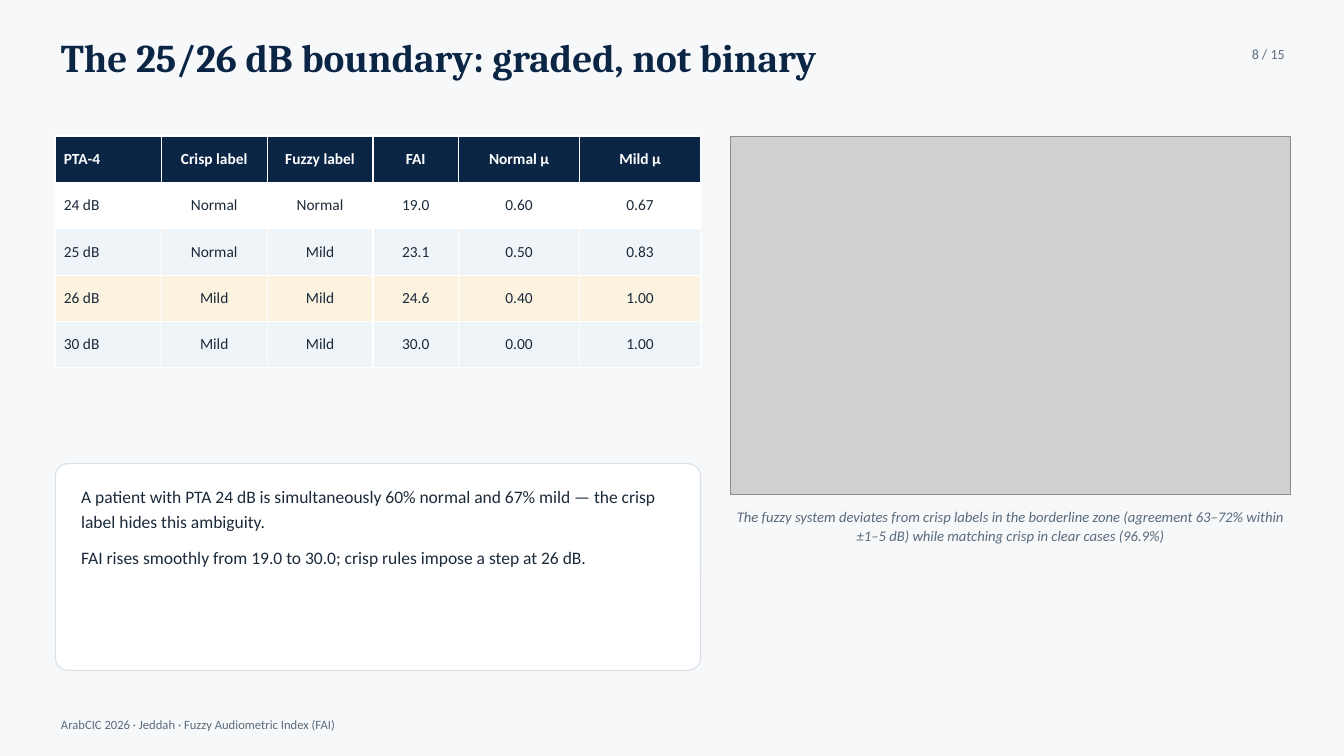
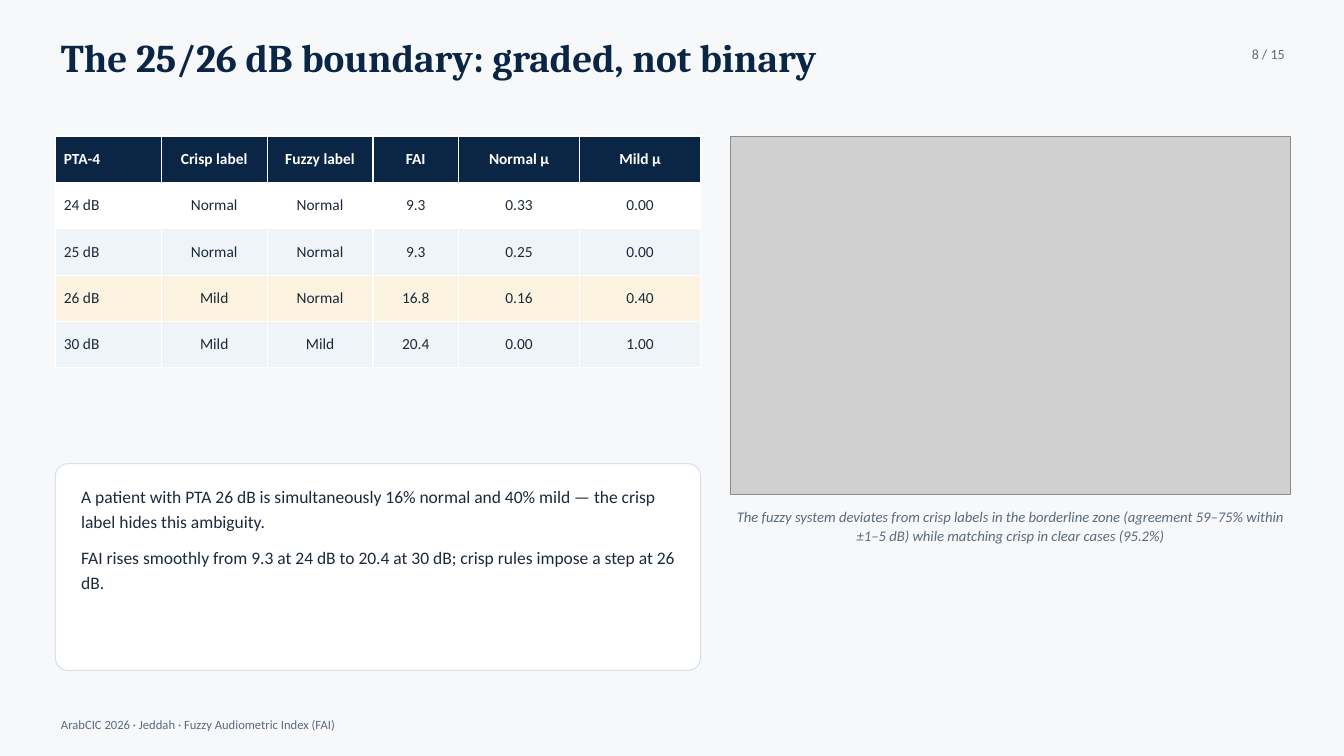
Before and after one commit to ameye/fuzzy-audiogram, a slide deck: slide 8 of arabcic2026/arabcic2026_fuzzy_audiogram.pptx. Drawn at 1344x756 pixels with LibreOffice and Linux fonts; fonts in the diff are those of the drawing; grey boxes stand for pictures. Boxes give left, top, right and bottom in pixels: in the first picture for what was removed or moved away, otherwise in the second. Text is boxed around its words. In the diff, an @@ line names an element or a change of style, - is before the commit and + after.

Commit message:
Fold re-optimised-MF pipeline results into the submission package
Primary metrics now the optimised-MF run on the combined 20-69y cohort:
kappa 0.76, overall 91.4%, clear 95.2%, borderline 74.9%, MAE 6.0 dB,
rho 0.61, Bland-Altman bias -0.9 (LoA -16.1..+14.3, n=3,914).

- MFs re-optimised on combined training set (params_combined.json); docs
  disclose deployed webapp still ships the 2017-2020 fit
- Boundary table, case studies A-D, and all figures regenerated with new MFs
- Removed stale Discussion claim 'fuzzy outperformed XGBoost 91% vs 79%'
- Deck: fixed stale ML rows (0.85/79.1%), heuristic boundary table, and
  '5,147 participants' chips -> 10,889 / 3 cycles
- Report Data Source + MF optimisation sections rewritten for combined cohort
- All PDFs text-verified clean

```diff
--- a/arabcic2026/arabcic2026_fuzzy_audiogram.pptx
+++ b/arabcic2026/arabcic2026_fuzzy_audiogram.pptx
@@ table at [55,136,701,368] @@
-row 2: 24 dB | Normal | Normal | 19.0 | 0.60 | 0.67
+row 2: 24 dB | Normal | Normal | 9.3 | 0.33 | 0.00
-row 3: 25 dB | Normal | Mild | 23.1 | 0.50 | 0.83
+row 3: 25 dB | Normal | Normal | 9.3 | 0.25 | 0.00
-row 4: 26 dB | Mild | Mild | 24.6 | 0.40 | 1.00
+row 4: 26 dB | Mild | Normal | 16.8 | 0.16 | 0.40
-row 5, column 4: 30.0
+row 5, column 4: 20.4
@@ text at [81,491,675,589]: text changed @@
-A patient with PTA 24 dB is simultaneously 60% normal and 67% mild — the crisp label hides this ambiguity.
-FAI rises smoothly from 19.0 to 30.0; crisp rules impose a step at 26 dB.
+A patient with PTA 26 dB is simultaneously 16% normal and 40% mild — the crisp label hides this ambiguity.
+FAI rises smoothly from 9.3 at 24 dB to 20.4 at 30 dB; crisp rules impose a step at 26 dB.
@@ text at [737,511,1283,544]: text changed @@
-The fuzzy system deviates from crisp labels in the borderline zone (agreement 63–72% within ±1–5 dB) while matching crisp in clear cases (96.9%)
+The fuzzy system deviates from crisp labels in the borderline zone (agreement 59–75% within ±1–5 dB) while matching crisp in clear cases (95.2%)
```
Also in this commit, not shown: 7 other slides changed, 33 other files.
